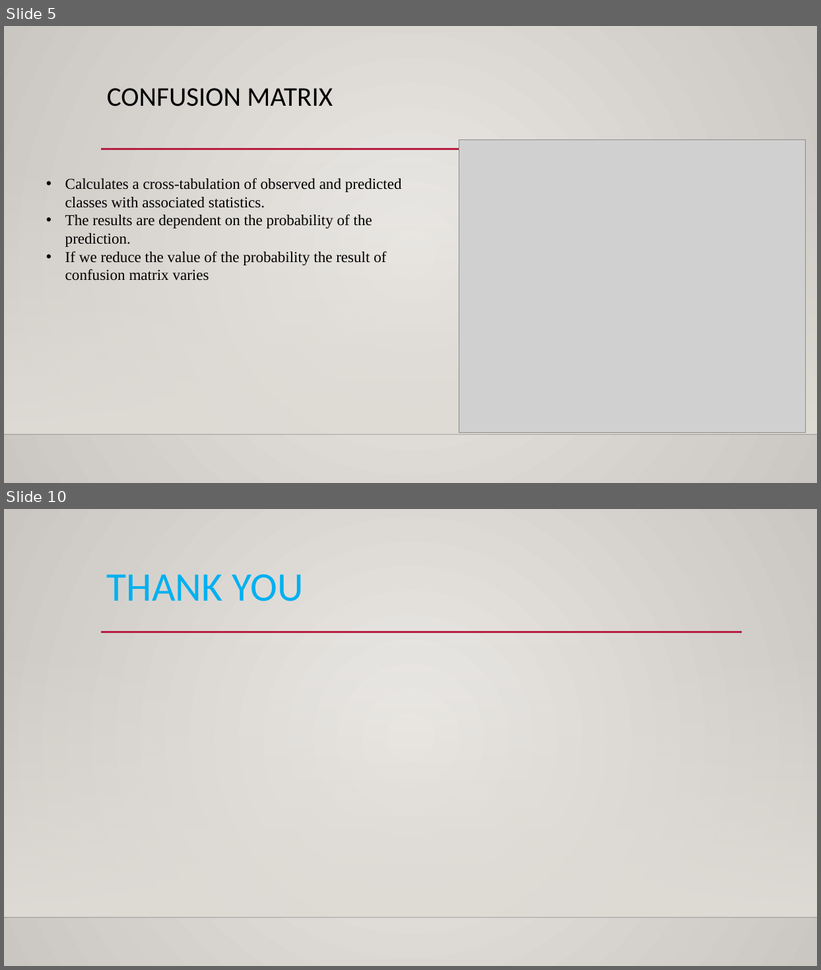
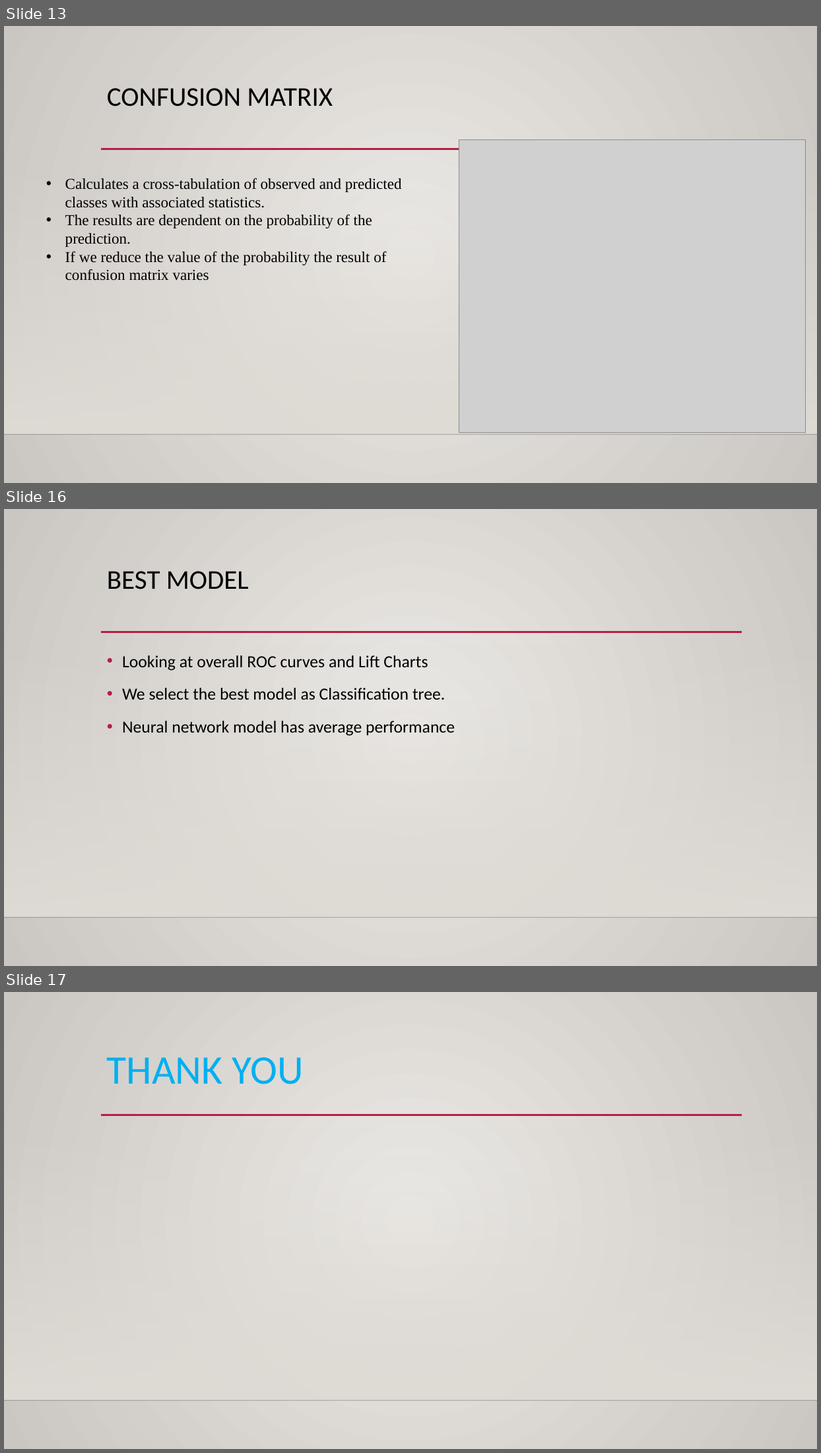
Before and after one commit to analyticsneu/ADS_Team10, a slide deck: MidTerm/Part-2/Presentation/MidTermTeam10.pptx. Shown one above the other, each under a label of ours: slides 5 and 10 before the commit, slides 13, 16 and 17 after it; the slides between them are not shown. The pictures are 821x970 and 821x1453 pixels, drawn with LibreOffice and Linux fonts; fonts in the diff are those of the drawing; grey boxes stand for pictures; background and template pictures are left out. Boxes give left, top, right and bottom in pixels: in the first picture for what was removed or moved away, otherwise in the second. Text is boxed around its words. In the diff, an @@ line names an element or a change of style, - is before the commit and + after.

```diff
--- a/MidTerm/Part-2/Presentation/MidTermTeam10.pptx
+++ b/MidTerm/Part-2/Presentation/MidTermTeam10.pptx
@@ slide 16 added at (4,509,817,966), background gradient #ECEAE7 to #CAC7C1; not listed: 3 template elements that a slide beside it also shows @@
@@ title added at (107,571,249,590), 32 pt, text #000000 @@
+BEST MODEL
@@ text added at (122,656,455,736), 20 pt, text #000000 @@
+• Looking at overall ROC curves and Lift Charts
+• We select the best model as Classification tree.
+• Neural network model has average performance
@@ what was slide 5 is now slide 13 @@
@@ what was slide 10 is now slide 17 @@
```
Also in this commit, not shown: 6 other slides added.
